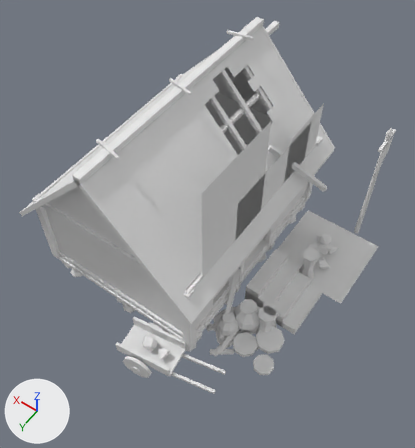
A saved change to the glTF model SourceArt/Buildings/SM_Bld_Granary_Damaged.gltf.
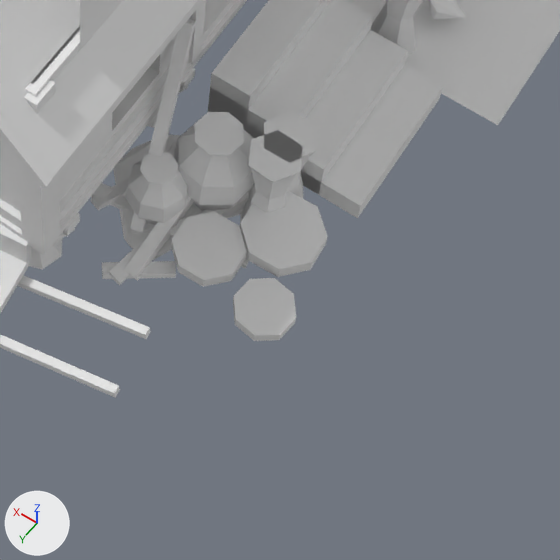
There are two pictures of each version: one whole from a camera (50 mm lens) standing at (-4.81, 6.33, 11.14) and looking at (-0.65, 0.5, 1.98), one close up on the part from 42% to 87% of the width and 59% to 100% of the height. The axes (+X, +Y, +Z) are drawn at lower left. The lights are the same throughout. The first two pictures are the older version. Vertices at exactly the same position are counted once.

The scene before the commit, as lines of its bpy script (objects in view):
```python
me_sm_bld_granary_damaged = bpy.data.meshes.new('SM_Bld_Granary_Damaged')
me_sm_bld_granary_damaged.from_pydata(...)  # 1703 vertices, 2690 faces; spans x -3.46..2.43, y -3.35..3.29, z -0.09..4.84
me_sm_bld_granary_damaged.materials.append(mat_bld_trim)
me_sm_bld_granary_damaged.materials.append(mat_bld_beam)
me_sm_bld_granary_damaged.materials.append(mat_bld_planks)
me_sm_bld_granary_damaged.materials.append(mat_bld_char)
me_sm_bld_granary_damaged.materials.append(mat_bld_dark)
me_sm_bld_granary_damaged.materials.append(mat_bld_thatch)
me_sm_bld_granary_damaged.materials.append(mat_bld_pot)
me_sm_bld_granary_damaged.materials.append(mat_bld_bronze)
me_sm_bld_granary_damaged.materials.append(mat_bld_banner)
me_sm_bld_granary_damaged.materials.append(mat_bld_scorch)
ob_sm_bld_granary_damaged = bpy.data.objects.new('SM_Bld_Granary_Damaged', me_sm_bld_granary_damaged)
ob_sm_bld_granary_damaged.location = (0.0, 0.0, 0.0)
```
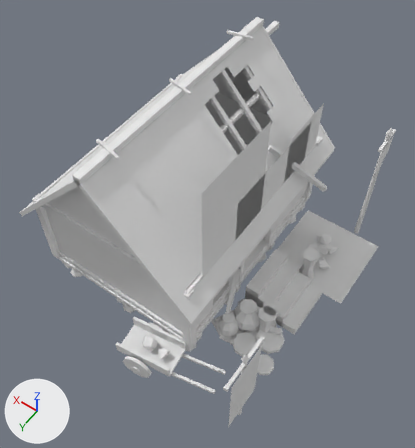
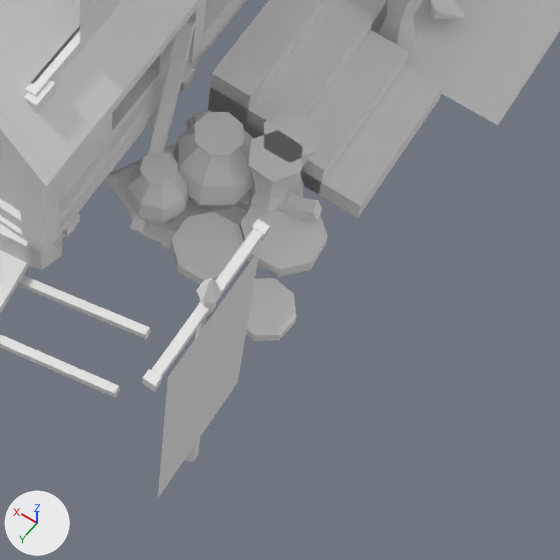
Pixel boxes [x1, y1, x2, y2] of what changed, in the close-ups (560 x 560 px; the box of a moved part takes in the faces that stretch with it):
'SM_Bld_Granary_Damaged', reshaped
    before: [0, 0, 560, 398]
    after: [0, 0, 560, 497]
part 1 of me_sm_bld_granary_damaged, added
    after: [185, 299, 216, 462]
part 2 of me_sm_bld_granary_damaged, added
    after: [151, 228, 263, 379]
part 3 of me_sm_bld_granary_damaged, moved or reshaped (not visible afterwards)
    before: [169, 219, 249, 268]
part 4 of me_sm_bld_granary_damaged, moved or reshaped (not visible afterwards)
    before: [109, 237, 170, 285]
part 5 of me_sm_bld_granary_damaged, moved or reshaped (mostly hidden afterwards)
    before: [91, 177, 130, 210]
    after: [186, 118, 195, 130]
part 6 of me_sm_bld_granary_damaged, moved or reshaped (not visible afterwards)
    before: [102, 261, 176, 279]
part 7 of me_sm_bld_granary_damaged, moved or reshaped
    before: [91, 183, 131, 210]
    after: [162, 230, 177, 249]
part 8 of me_sm_bld_granary_damaged, moved or reshaped
    before: [198, 191, 249, 218]
    after: [234, 191, 322, 221]
part 9 of me_sm_bld_granary_damaged, added
    after: [196, 278, 222, 303]
part 10 of me_sm_bld_granary_damaged, added
    after: [142, 369, 162, 392]
part 11 of me_sm_bld_granary_damaged, added
    after: [252, 219, 270, 240]
part 12 of me_sm_bld_granary_damaged, rebuilt
    before: [130, 140, 244, 234]
    after: [165, 199, 246, 227]
part 13 of me_sm_bld_granary_damaged, rebuilt
    before: [113, 134, 180, 260]
    after: [105, 143, 180, 243]
part 14 of me_sm_bld_granary_damaged, deleted
    before: [124, 195, 194, 281]
part 15 of me_sm_bld_granary_damaged, added
    after: [193, 110, 211, 123]
part 16 of me_sm_bld_granary_damaged, added
    after: [158, 249, 260, 497]

Patch to the scene script:
```diff
--- a/SourceArt/Buildings/SM_Bld_Granary_Damaged.gltf.py
+++ b/SourceArt/Buildings/SM_Bld_Granary_Damaged.gltf.py
@@ mat_bld_levelflag @@
+mat_bld_levelflag = bpy.data.materials.new('Bld_LevelFlag')
+# nodes: BsdfPrincipled, Math, Mix, OutputMaterial, VertexColor
+# colours: white #e7e7e7, mixed with the vertex colours
@@ me_sm_bld_granary_damaged @@
-me_sm_bld_granary_damaged.from_pydata(...)  # 1703 vertices, 2690 faces; spans x -3.46..2.43, y -3.35..3.29, z -0.09..4.84
+me_sm_bld_granary_damaged.from_pydata(...)  # 1754 vertices, 2766 faces; spans x -3.46..2.43, y -3.35..3.29, z -0.08..4.84
+# me_sm_bld_granary_damaged part 1: a new loose piece, a 6-sided cut cone along z (radius 0.055 at the low end, 0.045 at the high end) spanning x -3.008..-2.912, y 2.625..2.735, z -0.04..2.4, in mat_bld_beam
+# me_sm_bld_granary_damaged part 2: a new loose piece, a box spanning x -2.99..-2.93, y 2.15..3.21, z 2.23..2.29, in mat_bld_beam
+# me_sm_bld_granary_damaged part 3: the loose piece of 8 vertices spanning x -2.58..-1.9, y 1.27..1.56, z 0.03..0.19 is multiplied about its middle by the matrix ((0.375, -0.864, 0.391), (0.861, 0.486, 0.25), (-0.399, 0.238, 0.908)), then moved by (-0.26, -0.92, -0.08)
+# me_sm_bld_granary_damaged part 4: the loose piece of 8 vertices spanning x -2.02..-1.82, y 1.45..2.01, z 0.01..0.09 is multiplied about its middle by the matrix ((0.765, 0.697, 0.104), (-0.699, 0.731, 0.24), (0.088, -0.246, 1.007)), then moved by (-0.43, -1.29, -0.01)
+# me_sm_bld_granary_damaged part 5: the loose piece of 8 vertices spanning x -1.64..-1.39, y 1.16..1.64, z -0.05..0.09 is multiplied about its middle by the matrix ((1.128, 0.555, -0.404), (-0.547, 1.196, 0.114), (0.414, 0.07, 1.252)), then moved by (-0.34, -0.86, 0.03)
+# me_sm_bld_granary_damaged part 6: the loose piece of 8 vertices spanning x -2.21..-1.74, y 1.64..2.03, z -0.01..0.07 is multiplied about its middle by the matrix ((-0.094, -1.078, -0.289), (1.093, -0.148, 0.195), (-0.226, -0.266, 1.064)), then moved by (-0.6, -0.85, 0.03)
+# me_sm_bld_granary_damaged part 7: the loose piece of 8 vertices spanning x -1.78..-1.27, y 1.34..1.6, z -0.09..0.13 is multiplied about its middle by the matrix ((1.013, -0.15, 0.453), (0.011, 1.07, 0.33), (-0.477, -0.294, 0.97)), then moved by (-0.73, -0.04, 0.08)
+# me_sm_bld_granary_damaged part 8: the loose piece of 8 vertices spanning x -2.52..-2.04, y 0.59..1.41, z -0.02..0.3 is multiplied about its middle by the matrix ((0.717, 0.832, 0.163), (-0.844, 0.72, 0.04), (-0.076, -0.15, 1.097)), then moved by (-0.1, 0.01, 0.06)
+# me_sm_bld_granary_damaged part 9: the loose piece of 12 vertices spanning x -2.88..-2.76, y -2.77..-2.63, z 3.2..3.34 is copied, and the copy is moved by (-0.14, 5.38, -0.79); it spans x -3.02..-2.9, y 2.61..2.75, z 2.4..2.56
+# me_sm_bld_granary_damaged part 10: a new loose piece, a box spanning x -3.0..-2.92, y 3.19..3.25, z 2.22..2.3, in mat_bld_bronze
+# me_sm_bld_granary_damaged part 11: a new loose piece, a box spanning x -3.0..-2.92, y 2.11..2.17, z 2.22..2.3, in mat_bld_bronze
+# me_sm_bld_granary_damaged part 12: the loose piece of 12 vertices spanning x -2.52..-1.6, y 0.56..1.64, z -0.06..0.15 is rebuilt with 12 vertices and now spans x -2.55..-1.53, y 0.63..1.5, z -0.06..0.17
+# me_sm_bld_granary_damaged part 13: the loose piece of 11 vertices spanning x -2.35..-1.36, y 0.72..1.71, z -0.04..0.07 is rebuilt with 10 vertices and now spans x -2.4..-1.34, y 0.82..1.58, z -0.04..0.11
+# me_sm_bld_granary_damaged part 14: the loose piece of 8 vertices spanning x -2.06..-1.9, y 0.8..1.92, z -0.01..0.44 is deleted
+# me_sm_bld_granary_damaged part 15: 8 vertices added at x -2.4..-1.65, y 0.59..1.26, z 0.01..0.25
+# me_sm_bld_granary_damaged part 16: 4 vertices added at x -3.01, y 2.22..3.14, z 0.3..2.22
 me_sm_bld_granary_damaged.materials.append(mat_bld_trim)
@@ me_sm_bld_granary_damaged @@
 me_sm_bld_granary_damaged.materials.append(mat_bld_scorch)
+me_sm_bld_granary_damaged.materials.append(mat_bld_levelflag)
```
